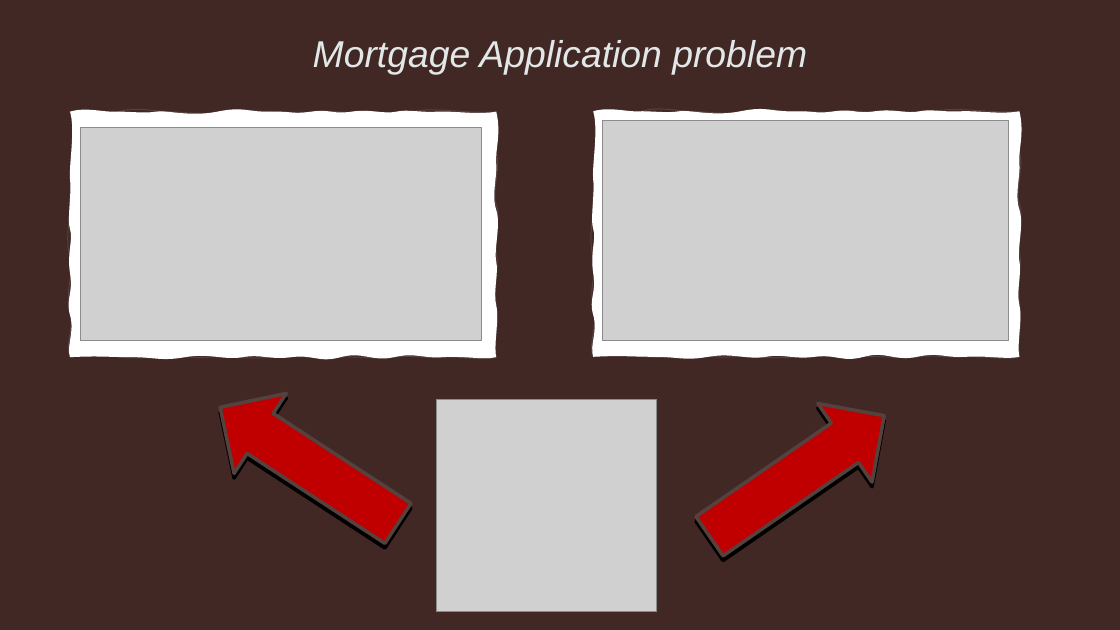
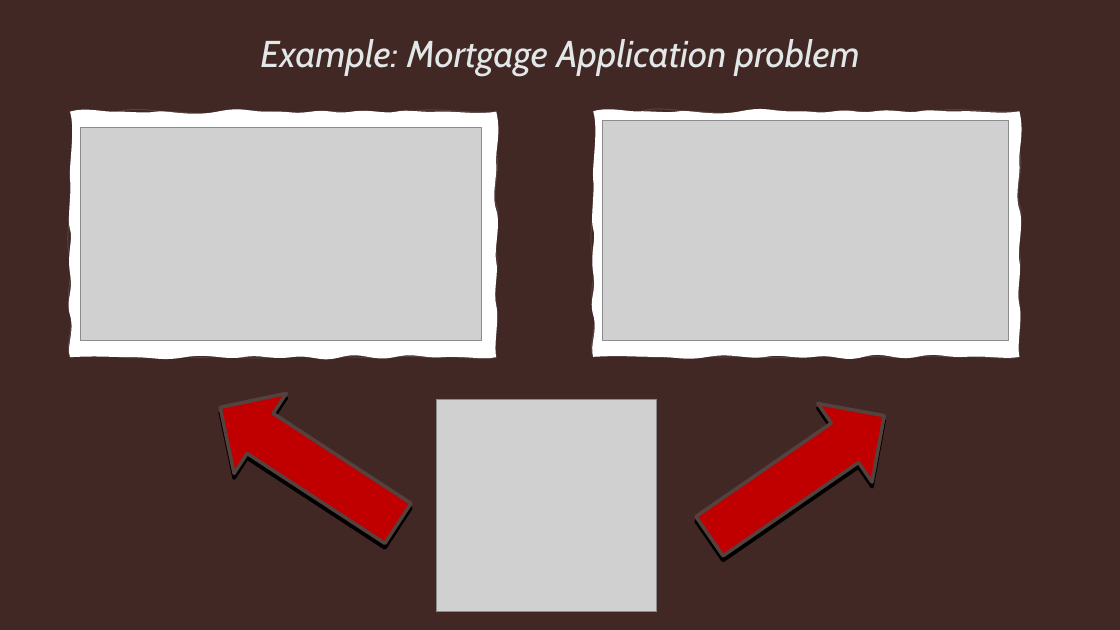
Before and after one commit to IITTeaching/cs520-f23-group-23, a slide deck: slide 5 of main-520-project/CS_520_Paper_Review_Group23.pptx. Drawn at 1120x630 pixels with LibreOffice and Linux fonts; fonts in the diff are those of the drawing; grey boxes stand for pictures. Boxes give left, top, right and bottom in pixels: in the first picture for what was removed or moved away, otherwise in the second. Text is boxed around its words. In the diff, an @@ line names an element or a change of style, - is before the commit and + after.

```diff
--- a/main-520-project/CS_520_Paper_Review_Group23.pptx
+++ b/main-520-project/CS_520_Paper_Review_Group23.pptx
@@ title at (x1=260, y1=39, x2=860, y2=76): text changed; font Arial to Cabin @@
-Mortgage Application problem
+Example: Mortgage Application problem
```
Also in this commit, not shown: 18 other slides changed, 8 slides added, 2 other files.
